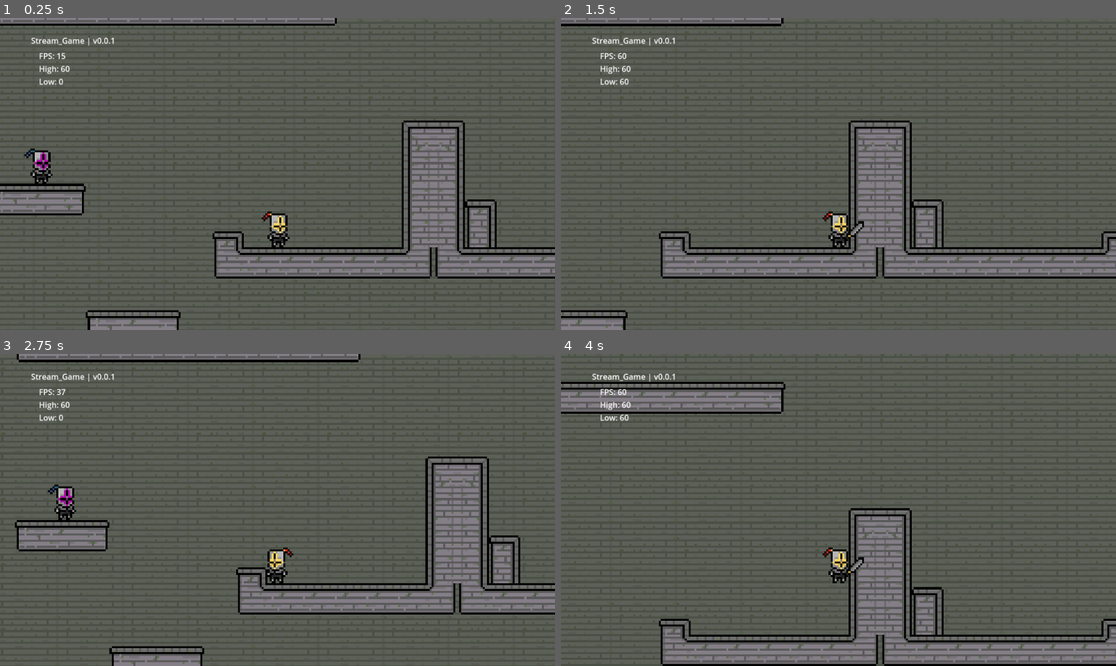
Above: before the commit, frames 1-4 (two rows, left to right).
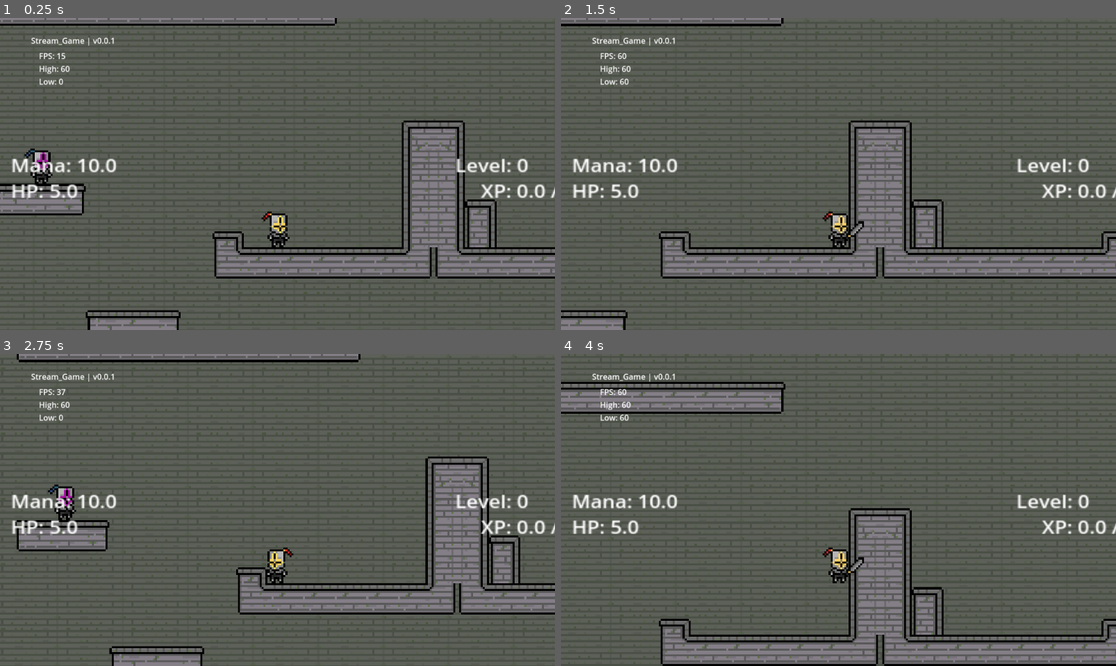
Above: after the commit, the same moments.

Repository: Schweem/CycleTwo
Game: Godot game, scene res://scenes/world_test.tscn
Same seed, same stepped clock (60 frames per second), same inputs: the game is played once before the commit and once after it. The engine's default icon, where the game draws it, is replaced by a stand-in: a white triangle on a blue panel in a dark square.
Inputs (mouse positions are in pixels of both pictures, inside the frame that each line leads up to):
- Up to frame 1 (0.25 s): no input
- Up to frame 2 (1.5 s): tap Enter at 0.5 s; move the mouse to (960, 158) at 0.52 s; hold Right (right) from 0.53 s (still down); click (960, 158) at 0.6 s; tap Space (jump) at 0.77 s; move the mouse to (727, 189) at 1.27 s; tap X (draw) at 1.35 s
- Up to frame 3 (2.75 s): tap Space (jump) at 1.52 s; move the mouse to (333, 441) at 2.02 s; release Right (right) at 2.03 s; hold Left (left) from 2.03 s (still down); tap R at 2.1 s
- Up to frame 4 (4 s): move the mouse to (810, 572) at 2.77 s; release Left (left) at 2.78 s; hold Right (right) from 2.78 s (still down); click (810, 572) at 2.85 s; tap Space (jump) at 3.02, 3.77 s; move the mouse to (1005, 556) at 3.52 s; tap X (draw) at 3.6 s

The runs differ from the first frame. In frame 1, 1.3% of the frame differs, in the area x 2-100%, y 44-58%; in frame 2, 1.3%; in frame 3, 1.3%; in frame 4, 1.3%.

Commit message:
Added more basic UI

Diff:
--- /dev/null
+++ b/prefabs/game_controller.tscn
@@ -0,0 +1,6 @@
+[gd_scene load_steps=2 format=3 uid="uid://dup7slvqhq8ri"]
+
+[ext_resource type="Script" uid="uid://dtxn55rj7glwa" path="res://scripts/game_controller.gd" id="1_ybyeq"]
+
+[node name="GameController" type="Node2D" groups=["gamecontroller"]]
+script = ExtResource("1_ybyeq")
--- a/prefabs/player_character.tscn
+++ b/prefabs/player_character.tscn
@@ -1,9 +1,10 @@
-[gd_scene load_steps=6 format=3 uid="uid://btppsxypre06b"]
+[gd_scene load_steps=7 format=3 uid="uid://btppsxypre06b"]
 
 [ext_resource type="Script" uid="uid://dl6bfkun3w4gq" path="res://scripts/player_controller.gd" id="1_6r27q"]
+[ext_resource type="Script" uid="uid://c302pf7vi3ll3" path="res://scripts/uiController.gd" id="2_dwetx"]
 [ext_resource type="Texture2D" uid="uid://dmtockdfhi14o" path="res://assets/sprites/testPlayer.png" id="2_js7ph"]
 [ext_resource type="PackedScene" uid="uid://ba67nxdfhgmj1" path="res://prefabs/sword.tscn" id="3_tpdek"]
-[ext_resource type="Script" uid="uid://yn51t1n6er8i" path="res://scripts/stat_controller.gd" id="4_ghbl2"]
+[ext_resource type="PackedScene" uid="uid://wyixcnyvwf2y" path="res://prefabs/stat_controller.tscn" id="4_ghbl2"]
 
 [sub_resource type="RectangleShape2D" id="RectangleShape2D_puv4i"]
 size = Vector2(10, 17)
@@ -14,6 +15,52 @@
 [node name="Camera2D" type="Camera2D" parent="."]
 position = Vector2(0, -28)
 zoom = Vector2(4.1, 4.1)
+
+[node name="Control" type="Control" parent="Camera2D"]
+z_index = 5
+layout_mode = 3
+anchors_preset = 0
+offset_left = -134.0
+offset_top = -73.0
+offset_right = 134.0
+offset_bottom = 73.0
+script = ExtResource("2_dwetx")
+
+[node name="levelLabel" type="Label" parent="Camera2D/Control"]
+layout_mode = 0
+offset_left = 224.0
+offset_top = 62.0
+offset_right = 299.0
+offset_bottom = 85.0
+scale = Vector2(0.639999, 0.559999)
+text = "Level: 0"
+
+[node name="xpLabel" type="Label" parent="Camera2D/Control"]
+layout_mode = 0
+offset_left = 237.0
+offset_top = 75.0
+offset_right = 295.0
+offset_bottom = 98.0
+scale = Vector2(0.639999, 0.559999)
+text = "XP: 0"
+
+[node name="manaLabel" type="Label" parent="Camera2D/Control"]
+layout_mode = 0
+offset_left = -1.0
+offset_top = 62.0
+offset_right = 75.0
+offset_bottom = 85.0
+scale = Vector2(0.639999, 0.559999)
+text = "MANA: 10"
+
+[node name="healthLabel" type="Label" parent="Camera2D/Control"]
+layout_mode = 0
+offset_left = -1.0
+offset_top = 75.0
+offset_right = 57.0
+offset_bottom = 98.0
+scale = Vector2(0.639999, 0.559999)
+text = "HP: 5"
 
 [node name="boxCollider" type="CollisionShape2D" parent="."]
 position = Vector2(0, 0.5)
@@ -26,7 +73,6 @@
 [node name="SwordTest" parent="Sprite2D" instance=ExtResource("3_tpdek")]
 position = Vector2(-4, -1)
 
-[node name="statController" type="Node2D" parent="."]
-script = ExtResource("4_ghbl2")
+[node name="statController" parent="." groups=["statCon"] instance=ExtResource("4_ghbl2")]
 
 [connection signal="flipped" from="." to="Sprite2D/SwordTest" method="_character_flipped"]
--- /dev/null
+++ b/prefabs/stat_controller.tscn
@@ -0,0 +1,6 @@
+[gd_scene load_steps=2 format=3 uid="uid://wyixcnyvwf2y"]
+
+[ext_resource type="Script" uid="uid://yn51t1n6er8i" path="res://scripts/stat_controller.gd" id="1_7ahcg"]
+
+[node name="statController" type="Node2D"]
+script = ExtResource("1_7ahcg")
--- a/prefabs/sword.tscn
+++ b/prefabs/sword.tscn
@@ -6,7 +6,7 @@
 [ext_resource type="Script" uid="uid://tm62jyktlwo7" path="res://scripts/sword_slash.gd" id="4_qu5qp"]
 
 [sub_resource type="RectangleShape2D" id="RectangleShape2D_l7m7y"]
-size = Vector2(7, 13)
+size = Vector2(11.0288, 13)
 
 [sub_resource type="Animation" id="Animation_qu5qp"]
 resource_name = "swing"
@@ -77,7 +77,7 @@
 [node name="StaticBody2D" type="Area2D" parent="Slash"]
 
 [node name="CollisionShape2D" type="CollisionShape2D" parent="Slash/StaticBody2D"]
-position = Vector2(3.5, -1.5)
+position = Vector2(5.51439, -1.5)
 shape = SubResource("RectangleShape2D_l7m7y")
 
 [node name="AnimationTree" type="AnimationPlayer" parent="."]
--- a/project.godot
+++ b/project.godot
@@ -19,6 +19,7 @@
 [global_group]
 
 enemy=""
+statCon=""
 
 [input]
 
--- a/scenes/world_test.tscn
+++ b/scenes/world_test.tscn
@@ -7,7 +7,7 @@
 [ext_resource type="PackedScene" uid="uid://bovyp4s1u2luk" path="res://prefabs/test_enemy.tscn" id="7_i6uhy"]
 [ext_resource type="Script" uid="uid://dlhgof7ydc8g1" path="res://scripts/toolbox/cannon.gd" id="8_4bo10"]
 [ext_resource type="Texture2D" uid="uid://c2e4upv6u8a28" path="res://assets/sprites/background.png" id="8_voen0"]
-[ext_resource type="Script" uid="uid://dtxn55rj7glwa" path="res://scripts/game_controller.gd" id="9_4bo10"]
+[ext_resource type="PackedScene" uid="uid://dup7slvqhq8ri" path="res://prefabs/game_controller.tscn" id="9_4bo10"]
 [ext_resource type="PackedScene" uid="uid://sn5nscso06qe" path="res://prefabs/bomb.tscn" id="9_d357a"]
 
 [sub_resource type="RectangleShape2D" id="RectangleShape2D_1moov"]
@@ -112,5 +112,4 @@
 region_enabled = true
 region_rect = Rect2(-7.115, 10.165, 1000, 450)
 
-[node name="GameController" type="Node2D" parent="." groups=["gamecontroller"]]
-script = ExtResource("9_4bo10")
+[node name="GameController" parent="." instance=ExtResource("9_4bo10")]
--- a/scripts/stat_controller.gd
+++ b/scripts/stat_controller.gd
@@ -33,6 +33,7 @@
             remainder = playerXp - levelXp
         else:
             remainder = 0
+        #print(remainder)
         levelUp(remainder)
 
 func levelUp(remainder : float) -> void:
--- /dev/null
+++ b/scripts/uiController.gd
@@ -0,0 +1,16 @@
+extends Control
+
+@onready var xpLabel : Label = $xpLabel
+@onready var levelLabel : Label = $levelLabel
+
+@onready var manaLabel : Label = $manaLabel
+@onready var healthLabel : Label = $healthLabel
+
+@onready var statController : Node2D = get_tree().get_first_node_in_group("statCon")
+
+func _process(_delta: float) -> void:
+	xpLabel.text = ("XP: %.1f / %.1f" % [statController.playerXp, statController.levelXp])
+	levelLabel.text = ("Level: %.0f" % statController.level)
+
+	manaLabel.text = ("Mana: %.1f" % statController.mana)
+	healthLabel.text = ("HP: %.1f" % statController.health)
Not shown, added: scripts/uiController.gd.uid
